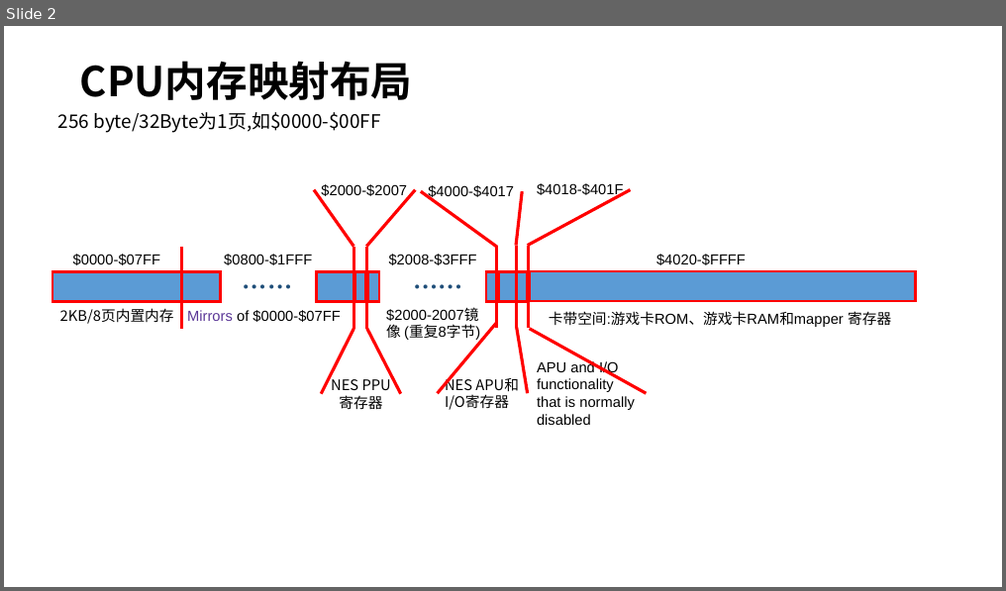
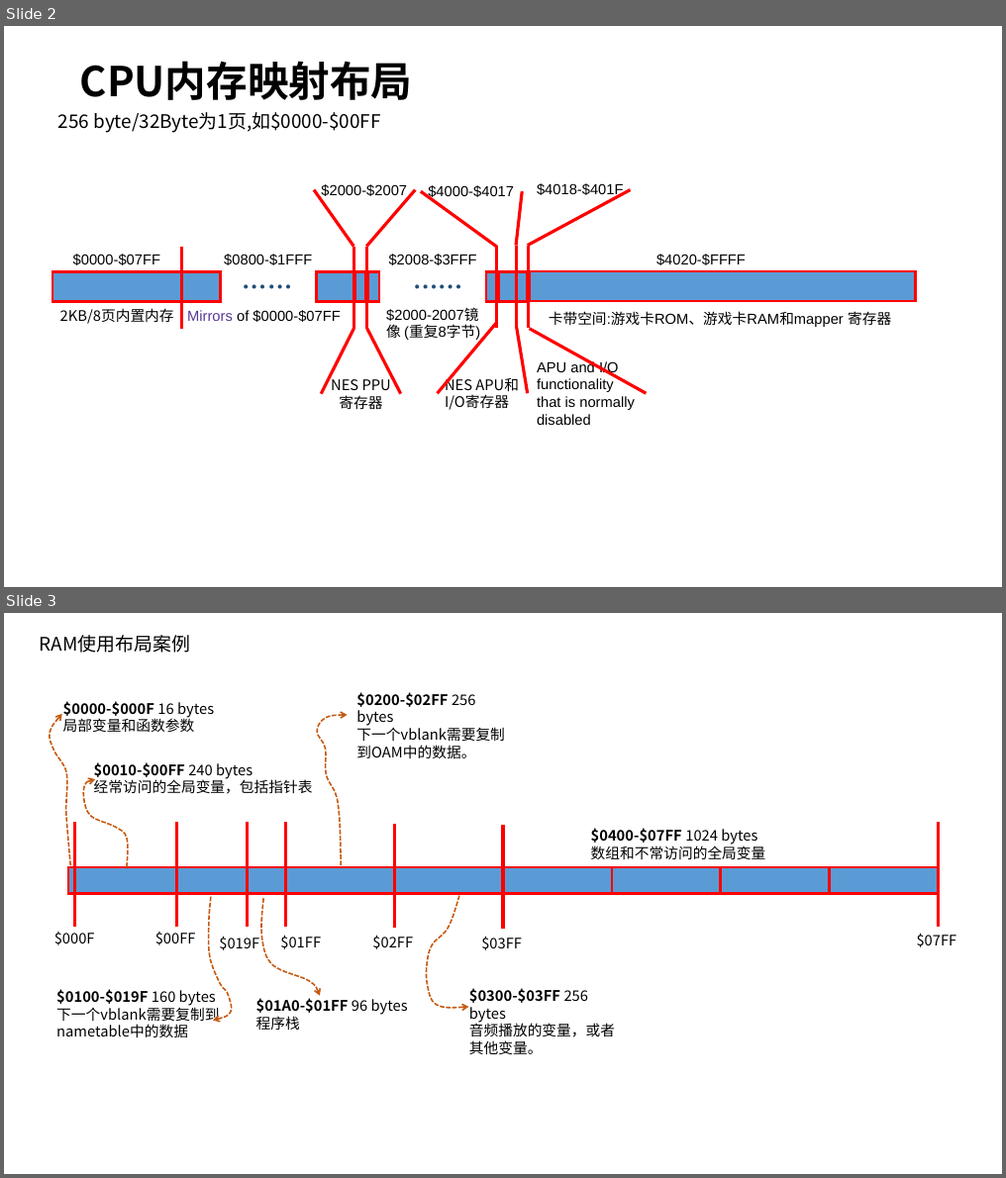
Before and after one commit to rubydongle/RubyBlog, a slide deck: source/ppt/Nes.pptx. Shown one above the other, each under a label of ours: slide 2 before the commit, slides 2 and 3 after it. The pictures are 1006x591 and 1006x1178 pixels, drawn with LibreOffice and Linux fonts; fonts in the diff are those of the drawing. Boxes give left, top, right and bottom in pixels: in the first picture for what was removed or moved away, otherwise in the second. Text is boxed around its words. In the diff, an @@ line names an element or a change of style, - is before the commit and + after.

```diff
--- a/source/ppt/Nes.pptx
+++ b/source/ppt/Nes.pptx
@@ slide 3 added at box(4, 613, 1002, 1174), background #FFFFFF @@
@@ text added at box(40, 635, 190, 653), 18 pt, text #000000 @@
+RAM使用布局案例
@@ group added at box(50, 692, 957, 1055): 14 texts, 8 rectangles, 7 lines, 6 freeform shapes @@
+$00FF
+$000F
+$01FF
+$02FF
+$03FF
+$019F
+$07FF
+$0000-$000F 16 bytes
+局部变量和函数参数
+$0010-$00FF 240 bytes
+经常访问的全局变量，包括指针表
+$0100-$019F 160 bytes
+下一个vblank需要复制到nametable中的数据
+$01A0-$01FF 96 bytes
+程序栈
+$0200-$02FF 256 bytes
+下一个vblank需要复制到OAM中的数据。
+$0300-$03FF 256 bytes
+音频播放的变量，或者其他变量。
+$0400-$07FF 1024 bytes
+数组和不常访问的全局变量
```
Also in this commit, not shown: 1 slide removed, 14 other files.
